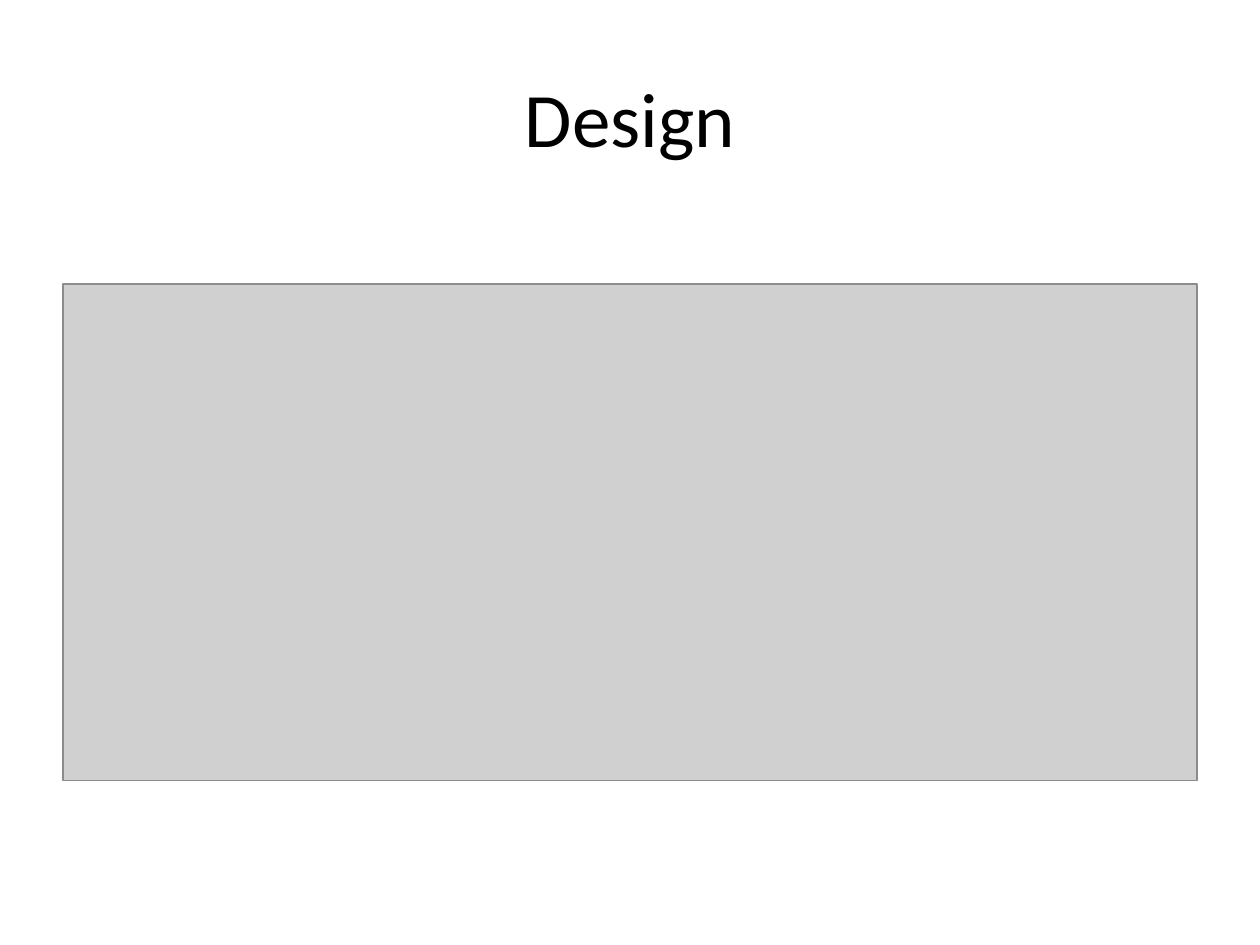
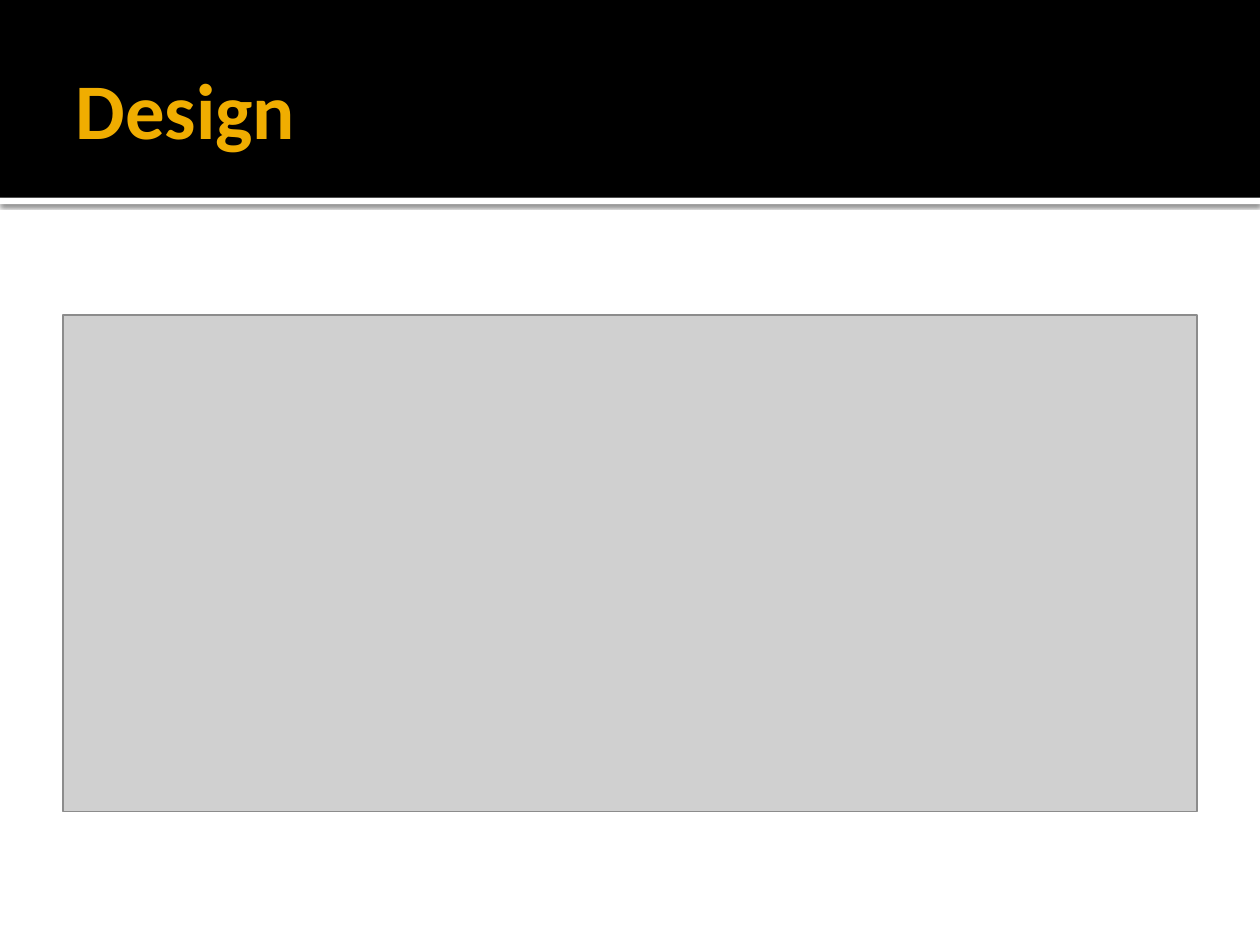
Before and after one commit to TigerCheck/TigerCheck, a slide deck: slide 7 of tigercheck Architectural Spike presentation.pptx. Drawn at 1260x945 pixels with LibreOffice and Linux fonts; fonts in the diff are those of the drawing; grey boxes stand for pictures. Boxes give left, top, right and bottom in pixels: in the first picture for what was removed or moved away, otherwise in the second. Text is boxed around its words. In the diff, an @@ line names an element or a change of style, - is before the commit and + after.

Commit message:
Arch Spike Presentation
Final with design

```diff
--- a/tigercheck Architectural Spike presentation.pptx
+++ b/tigercheck Architectural Spike presentation.pptx
@@ rectangle added at (0,0,1260,198), fill #000000 @@
@@ title "Design": place and size @@
-title "Design" at (525,94,735,161)
+title "Design" at (76,83,295,153)
@@ title "Design" at (76,83,295,153): size 44 to 45 pt, text colour #000000 to #F0AD00, bold on; alignment centre to left @@
@@ rectangle added at (0,198,1260,204), fill #FFFFFF @@
@@ picture: place and size @@
-picture at (63,284,1197,780)
+picture at (63,315,1197,811)
```
Also in this commit, not shown: 7 other slides changed.
